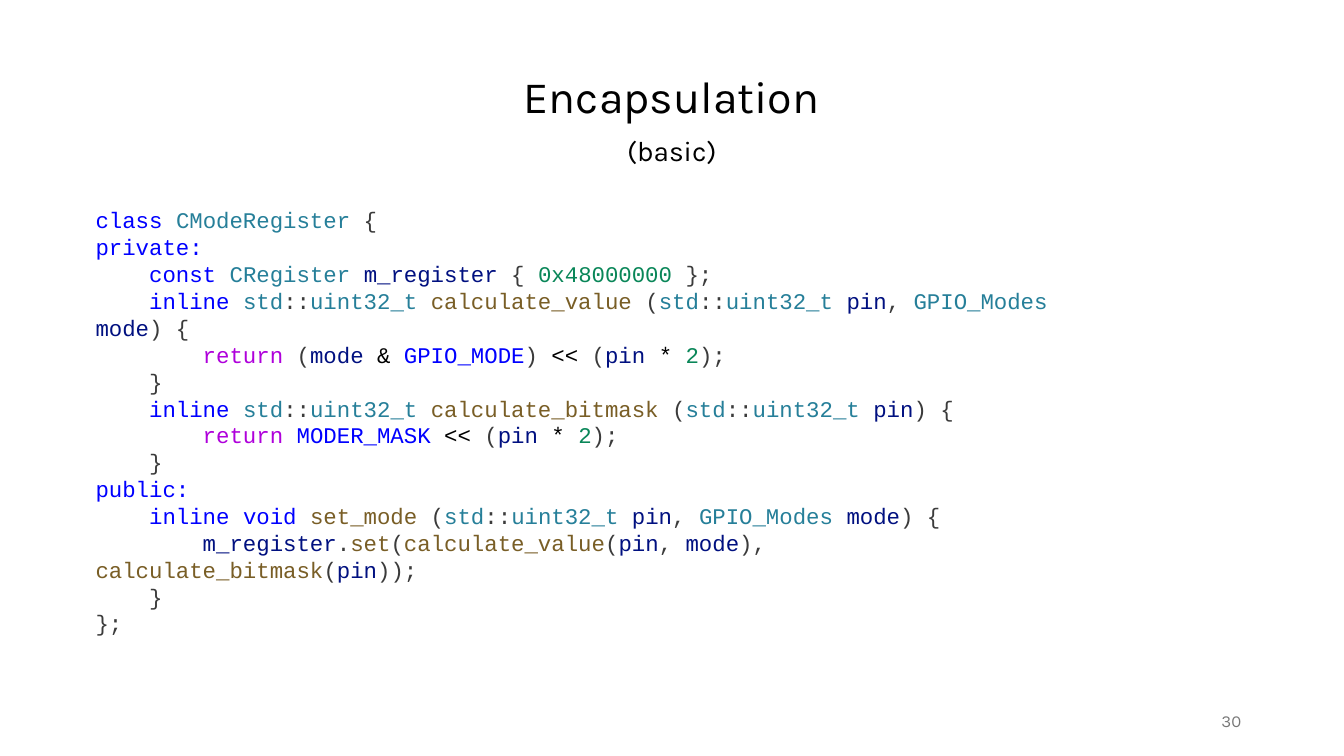
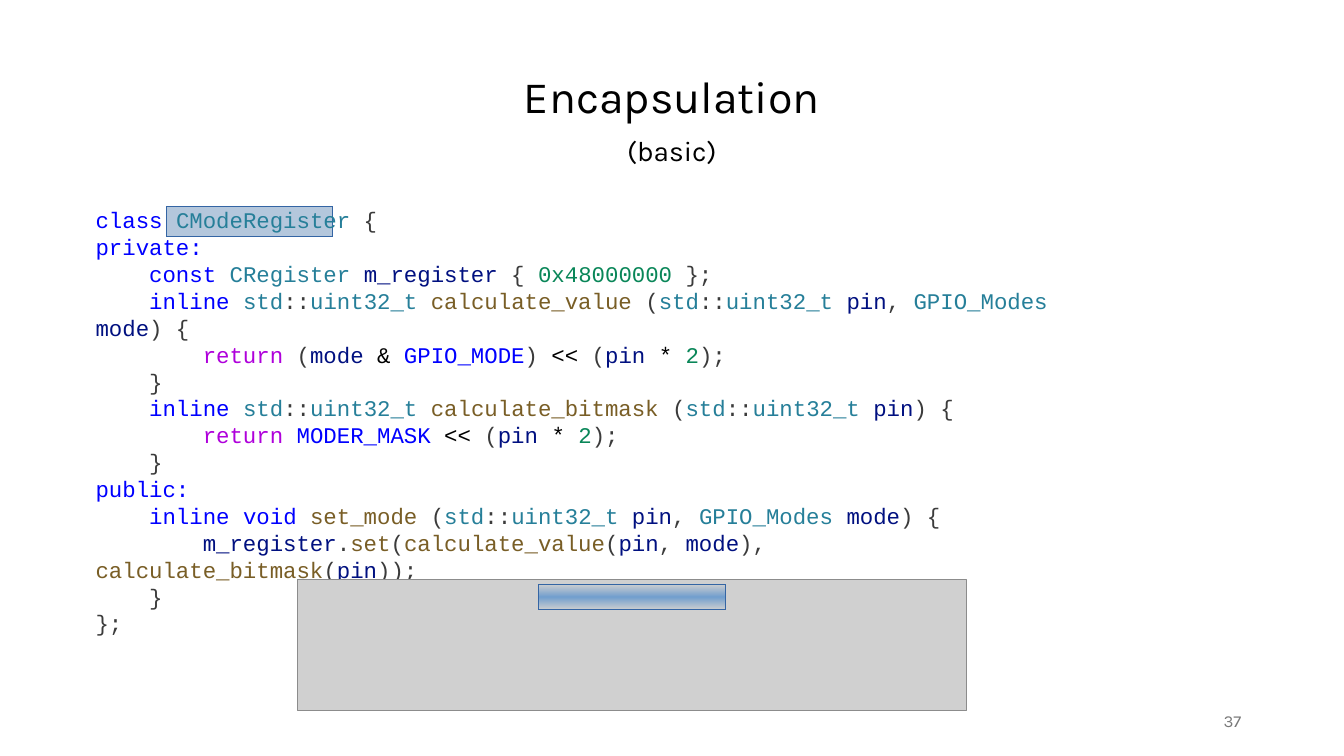
Before and after one commit to janos32783/cppcon_2024_cost_cpp_abstractions, a slide deck: slide 37 of presentation/cppcon.pptx (slide 30 before the commit). Drawn at 1344x756 pixels with LibreOffice and Linux fonts; fonts in the diff are those of the drawing; grey boxes stand for pictures. Boxes give left, top, right and bottom in pixels: in the first picture for what was removed or moved away, otherwise in the second. Text is boxed around its words. In the diff, an @@ line names an element or a change of style, - is before the commit and + after.

```diff
--- a/presentation/cppcon.pptx
+++ b/presentation/cppcon.pptx
@@ rectangle added at [166,207,333,237], fill #B4C7DC, outline #3465A4 0 pt @@
@@ picture added at [297,580,967,711] @@
@@ rectangle added at [538,585,726,610], fill gradient #729FCF, outline #3465A4 0 pt @@
@@ page number at [1224,716,1242,727]: text changed @@
-30
+37
```
Also in this commit, not shown: 8 other slides changed, 15 slides added, 1 slide removed, 9 other files.
